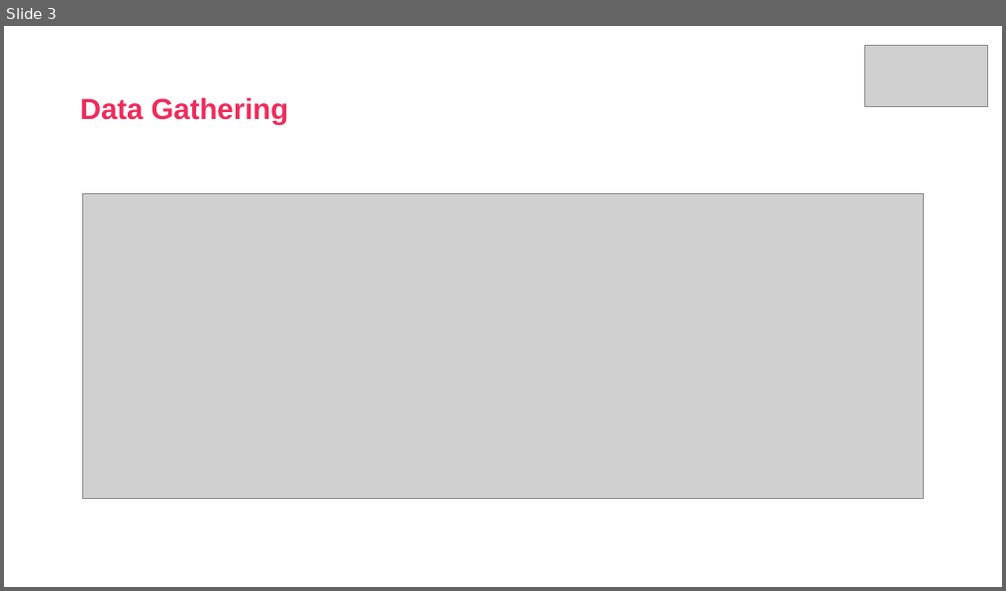
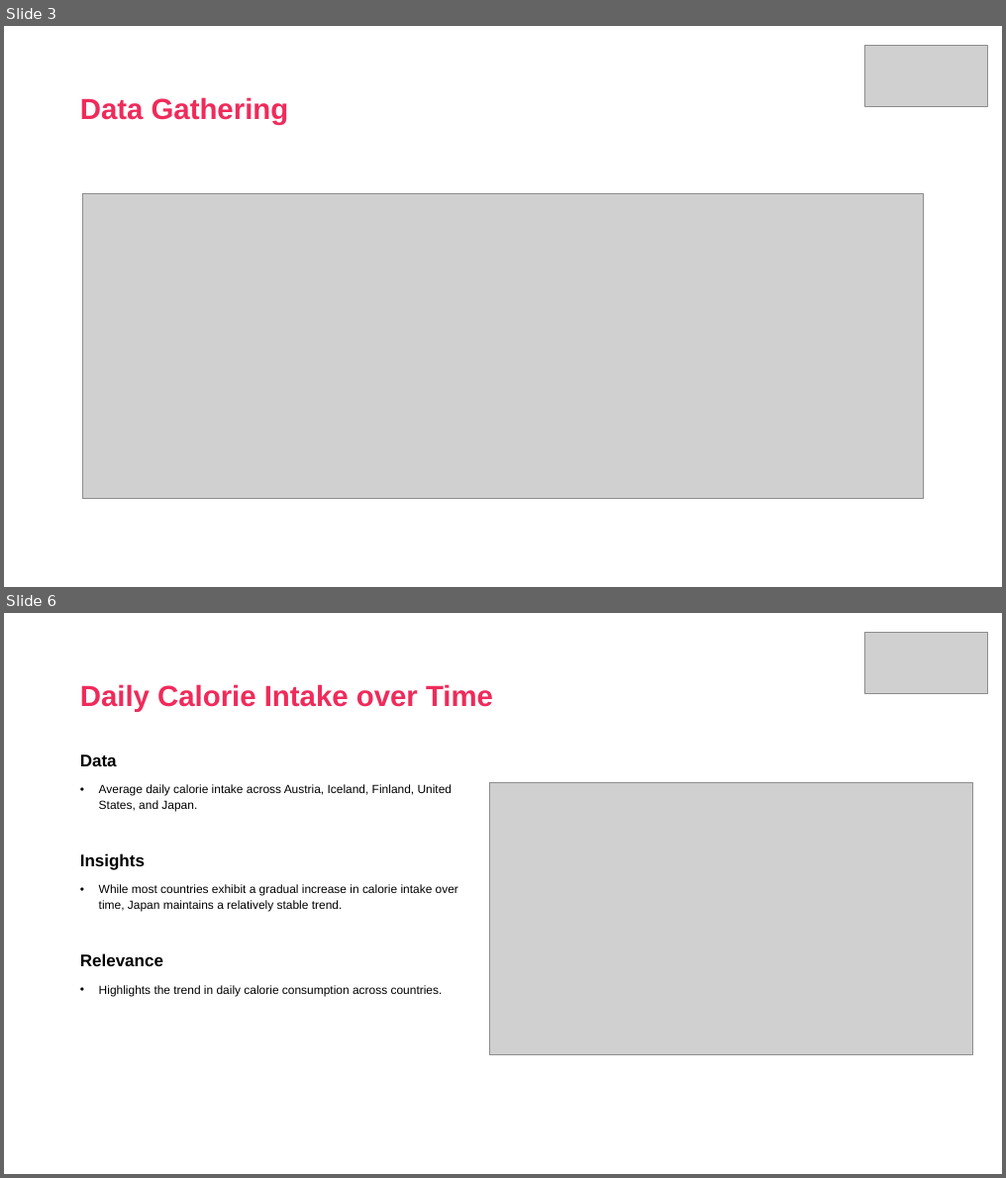
Before and after one commit to DanielSchipfer/assignment2, a slide deck: assignment2_presentation.pptx. Shown one above the other, each under a label of ours: slide 3 before the commit, slides 3 and 6 after it; the slides between them are not shown. The pictures are 1006x591 and 1006x1178 pixels, drawn with LibreOffice and Linux fonts; fonts in the diff are those of the drawing; grey boxes stand for pictures. Boxes give left, top, right and bottom in pixels: in the first picture for what was removed or moved away, otherwise in the second. Text is boxed around its words. In the diff, an @@ line names an element or a change of style, - is before the commit and + after.

```diff
--- a/assignment2_presentation.pptx
+++ b/assignment2_presentation.pptx
@@ slide 6 added at box(4, 613, 1002, 1174), background #FFFFFF @@
@@ picture added at box(864, 632, 987, 693) @@
@@ title added at box(80, 684, 493, 712), 28 pt, text #EF2B5B, bold @@
+Daily Calorie Intake over Time
@@ text added at box(80, 755, 458, 996), 11.4 pt, text #000000 @@
+Data
+• Average daily calorie intake across Austria, Iceland, Finland, United States, and Japan.
+Insights
+• While most countries exhibit a gradual increase in calorie intake over time, Japan maintains a relatively stable trend.
+Relevance
+• Highlights the trend in daily calorie consumption across countries.
@@ picture added at box(490, 783, 973, 1055) @@
```
Also in this commit, not shown: 1 slide changed, 5 other slides added, 2 slides removed.
